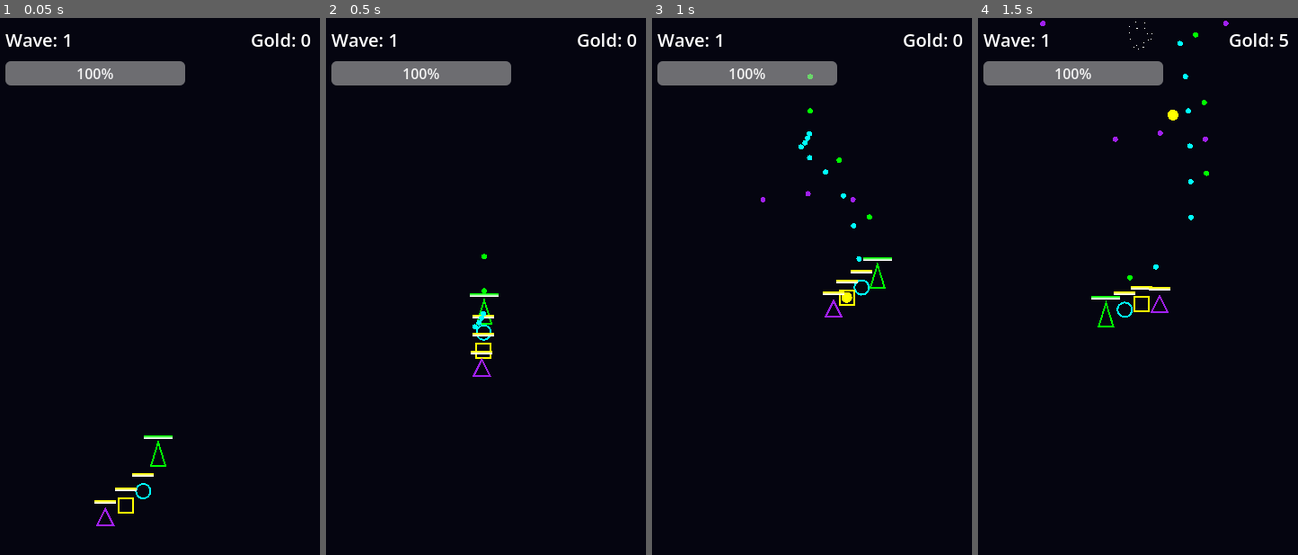
Above: before the commit, frames 1-4 (left to right).
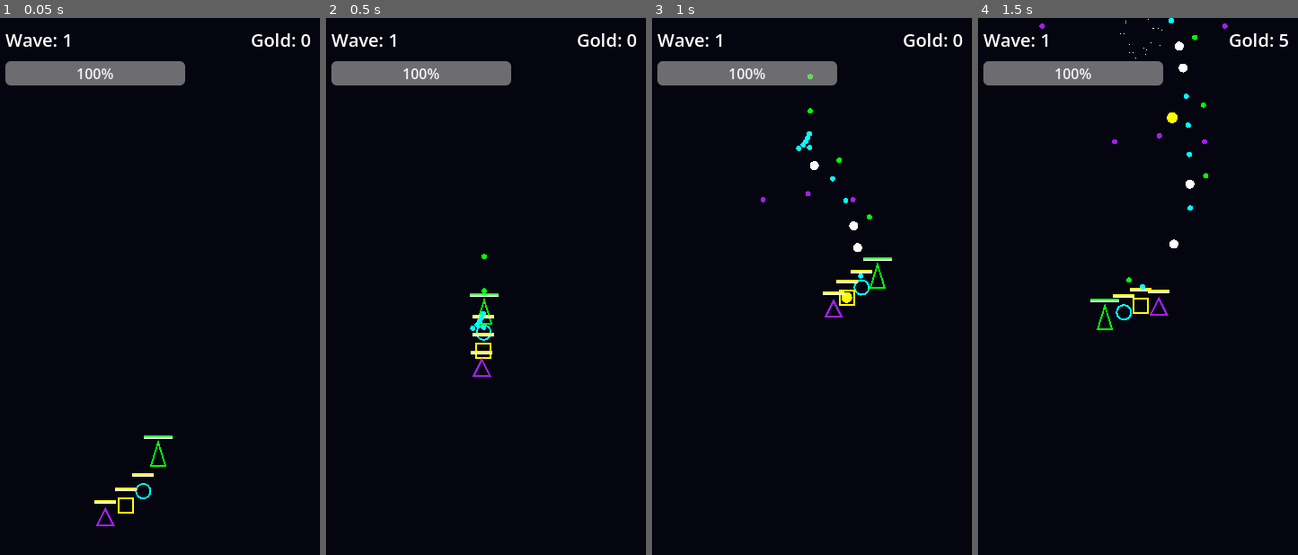
Above: after the commit, the same moments.

Repository: PPG11/NeonFormation
Game: Godot game, scene res://scenes/Main.tscn
Same seed, same stepped clock (60 frames per second), same inputs: the game is played once before the commit and once after it.
Inputs (mouse positions are in pixels of both pictures, inside the frame that each line leads up to):
- Up to frame 1 (0.05 s): no input
- Up to frame 2 (0.5 s): no input
- Up to frame 3 (1 s): move the mouse to (882, 275) at 0.52 s
- Up to frame 4 (1.5 s): move the mouse to (1070, 334) at 1.27 s

Frame 1 is identical in both runs. In frame 2, less than 0.1% of the frame differs, in the area x 44-50%, y 55-59%; in frame 3, 0.2%; in frame 4, 1.1%, in the area x 19-79%, y 0-59%.

Commit message:
Implement Alpha Version upgrade with 6 core modules
- Difficulty & Balance: Implemented exponential scaling for enemy HP, Speed, and Damage. Buffed Striker class with Crit mechanic.
- Economy: Fixed Shop UI to allow multiple purchases and added Next Wave button.
- Unit Merge: Implemented robust 3-unit merge logic inserting at the first index to preserve snake chain.
- Boss Battle: Verified Boss AI and implemented exponential HP/Damage scaling for Boss.
- Visual Feedback: Added HP bars for Enemy (visible on damage), Player, and SnakeBody.
- Code Structure: Used signals for UI-Main communication.

Co-authored-by: PPG11 <38418801+PPG11@users.noreply.github.com>

Diff:
--- a/scripts/GameBalance.gd
+++ b/scripts/GameBalance.gd
@@ -10,7 +10,9 @@
 @export_group("SnakeBody")
 @export var unit_price: int = 100
 @export var striker_damage: int = 8
-@export var striker_interval: float = 0.1
+@export var striker_interval: float = 0.08
+@export var striker_crit_chance: float = 0.2
+@export var striker_crit_mult: float = 2.0
 @export var heavy_damage: int = 25
 @export var heavy_interval: float = 1.0
 @export var heavy_scale: float = 2.0
@@ -39,6 +41,7 @@
 @export var enemy_speed_per_wave: float = 5.0
 @export var enemy_speed_exponent: float = 1.02
 @export var enemy_bullet_damage: int = 15
+@export var enemy_damage_exponent: float = 1.1
 @export var shooter_fire_interval: float = 1.2
 
 # ==================== Boss ====================
--- a/scripts/Main.gd
+++ b/scripts/Main.gd
@@ -46,6 +46,8 @@
             add_child(_shop_ui)
             if _shop_ui.has_signal("upgrade_selected"):
                 _shop_ui.connect("upgrade_selected", _on_upgrade_selected)
+            if _shop_ui.has_signal("start_next_wave"):
+                _shop_ui.connect("start_next_wave", next_wave)
 
     _boss_hp_bar = ProgressBar.new()
     _boss_hp_bar.visible = false
@@ -101,6 +103,9 @@
     var speed_val = (balance.enemy_base_speed + (current_wave * balance.enemy_speed_per_wave)) * pow(balance.enemy_speed_exponent, max(0, current_wave - 1))
     enemy.set("speed", speed_val)
 
+    var damage_val = float(balance.enemy_bullet_damage) * pow(balance.enemy_damage_exponent, max(0, current_wave - 1))
+    enemy.set("bullet_damage", int(damage_val))
+
     enemy.set("enemy_type", _pick_enemy_type())
     var viewport_rect := get_viewport().get_visible_rect()
     var x := randf_range(viewport_rect.position.x + spawn_padding,
@@ -127,9 +132,15 @@
 func _spawn_boss_wave() -> void:
     if BossScene == null: return
     var boss = BossScene.instantiate()
-    var hp = balance.boss_base_hp + ((current_wave / 5) * balance.boss_hp_per_wave)
+    # Apply exponential scaling to boss HP as well
+    var hp_val = (balance.boss_base_hp + ((current_wave / 5) * balance.boss_hp_per_wave)) * pow(balance.enemy_hp_exponent, current_wave / 5)
+    var hp = int(hp_val)
     boss.max_hp = hp
     boss.current_hp = hp
+
+    var damage_val = float(balance.enemy_bullet_damage) * 1.5 * pow(balance.enemy_damage_exponent, max(0, current_wave - 1))
+    boss.set("bullet_damage", int(damage_val))
+
     boss.global_position = Vector2(180, -50)
     get_tree().current_scene.add_child(boss)
     boss.boss_died.connect(_on_boss_killed)
@@ -166,7 +177,6 @@
         _update_ui()
         if _player != null and _player.has_method("add_body"):
             _player.call("add_body", unit_type)
-    next_wave()
 
 func apply_shake(strength: float) -> void:
     shake_strength = max(shake_strength, strength)
--- a/scripts/entities/Boss.gd
+++ b/scripts/entities/Boss.gd
@@ -6,6 +6,7 @@
 
 @export var max_hp: int = 2000
 var current_hp: int
+var bullet_damage: int = 20
 
 @onready var balance: GameBalance = get_node("/root/GameBalance") as GameBalance
 const BulletScene: PackedScene = preload("res://scenes/entities/Bullet.tscn")
@@ -133,7 +134,7 @@
     bullet.rotation_degrees = angle_deg
     bullet.set("is_enemy_bullet", true)
     bullet.set("color", Color.RED)
-    bullet.set("damage", 20)
+    bullet.set("damage", bullet_damage)
     get_tree().current_scene.add_child(bullet)
 
 func take_damage(amount: int) -> void:
--- a/scripts/entities/Bullet.gd
+++ b/scripts/entities/Bullet.gd
@@ -4,6 +4,7 @@
 @export var color: Color = Color.WHITE
 @export var damage: int = 10
 @export var is_enemy_bullet: bool = false
+@export var is_crit: bool = false
 
 func _ready() -> void:
     monitoring = true
@@ -16,9 +17,13 @@
 
 func _draw() -> void:
     var draw_color := color
+    var radius := 3.0
     if is_enemy_bullet:
         draw_color = Color.ORANGE
-    draw_circle(Vector2.ZERO, 3.0, draw_color)
+    elif is_crit:
+        draw_color = Color.WHITE
+        radius = 5.0
+    draw_circle(Vector2.ZERO, radius, draw_color)
 
 func _on_area_entered(area: Area2D) -> void:
     if is_enemy_bullet:
--- a/scripts/entities/Enemy.gd
+++ b/scripts/entities/Enemy.gd
@@ -8,6 +8,7 @@
 @export var max_hp: int = 60
 @export var enemy_type: EnemyType = EnemyType.BASIC : set = _set_enemy_type
 
+var bullet_damage: int = 0
 var current_hp: int
 var _base_modulate: Color
 var _did_emit: bool = false
@@ -23,6 +24,9 @@
     if current_hp == 0:
         max_hp = balance.enemy_base_hp
         current_hp = max_hp
+
+    if bullet_damage == 0:
+        bullet_damage = balance.enemy_bullet_damage
 
     speed = balance.enemy_base_speed
     add_to_group("enemy")
@@ -74,6 +78,7 @@
     _hp_bar.position = Vector2(-12, -24)
     _hp_bar.max_value = max_hp
     _hp_bar.value = current_hp
+    _hp_bar.visible = false
     add_child(_hp_bar)
 
 func _process(delta: float) -> void:
@@ -136,6 +141,7 @@
     current_hp -= amount
     if _hp_bar:
         _hp_bar.value = current_hp
+        _hp_bar.visible = true
     modulate = Color.RED
     var tween := create_tween()
     tween.tween_property(self, "modulate", _base_modulate, 0.1)
@@ -167,7 +173,7 @@
         dir = Vector2.DOWN
     bullet.set("is_enemy_bullet", true)
     bullet.set("color", Color.ORANGE)
-    bullet.set("damage", balance.enemy_bullet_damage)
+    bullet.set("damage", bullet_damage)
     bullet.global_position = global_position
     bullet.rotation = dir.angle() + PI / 2.0
     get_tree().current_scene.add_child(bullet)
--- a/scripts/entities/Player.gd
+++ b/scripts/entities/Player.gd
@@ -122,7 +122,7 @@
 func add_body(unit_type: int) -> void:
     _add_body_internal(unit_type, 1)
 
-func _add_body_internal(unit_type: int, level: int) -> void:
+func _add_body_internal(unit_type: int, level: int, forced_index: int = -1) -> void:
     var matching_indices = []
     for i in range(body_parts.size()):
         var part = body_parts[i]
@@ -133,6 +133,7 @@
 
     if matching_indices.size() == 2:
         matching_indices.sort()
+        var first_idx = matching_indices[0]
         matching_indices.reverse()
         for idx in matching_indices:
             var part = body_parts[idx]
@@ -140,7 +141,7 @@
             part.queue_free()
 
         _refresh_body_targets()
-        _add_body_internal(unit_type, level + 1)
+        _add_body_internal(unit_type, level + 1, first_idx)
         return
 
     if body_scene == null:
@@ -148,17 +149,28 @@
     var body := body_scene.instantiate() as Node2D
     if body == null:
         return
-    var target: Node2D = self if body_parts.is_empty() else body_parts.back()
+
     body.set("unit_type", unit_type)
     body.set("level", level)
-    body.set("target", target)
+
+    if forced_index != -1 and forced_index <= body_parts.size():
+        body_parts.insert(forced_index, body)
+    else:
+        body_parts.append(body)
+
     get_tree().current_scene.add_child(body)
     body.tree_exited.connect(_on_body_exited.bind(body))
-    var offset := body.get("follow_offset") as Vector2
-    if offset == null:
-        offset = Vector2.ZERO
-    body.global_position = target.global_transform * offset
-    body_parts.append(body)
+
+    _refresh_body_targets()
+
+    # Set initial position based on target
+    var target = body.get("target")
+    if target != null:
+        var offset := body.get("follow_offset") as Vector2
+        if offset == null:
+            offset = Vector2.ZERO
+        body.global_position = target.global_transform * offset
+
     recalculate_synergies()
 
 func _on_body_exited(body: Node) -> void:
--- a/scripts/entities/SnakeBody.gd
+++ b/scripts/entities/SnakeBody.gd
@@ -100,7 +100,11 @@
         return
     match unit_type:
         ClassType.STRIKER:
-            _spawn_bullet(Color.CYAN, balance.striker_damage, 1.0, 0.0)
+            var is_crit = randf() < balance.striker_crit_chance
+            var dmg = balance.striker_damage
+            if is_crit:
+                dmg = int(dmg * balance.striker_crit_mult)
+            _spawn_bullet(Color.CYAN, dmg, 1.0, 0.0, is_crit)
         ClassType.HEAVY:
             _spawn_bullet(Color.YELLOW, balance.heavy_damage, balance.heavy_scale, 0.0)
         ClassType.SPREAD:
@@ -108,13 +112,14 @@
             _spawn_bullet(Color.PURPLE, balance.spread_damage, 1.0, 0.0)
             _spawn_bullet(Color.PURPLE, balance.spread_damage, 1.0, 15.0)
 
-func _spawn_bullet(bullet_color: Color, damage: int, scale_factor: float, angle_deg: float) -> void:
+func _spawn_bullet(bullet_color: Color, damage: int, scale_factor: float, angle_deg: float, is_crit: bool = false) -> void:
     var bullet := BulletScene.instantiate() as Area2D
     if bullet == null:
         return
     bullet.set("color", bullet_color)
     bullet.set("damage", int(damage * _damage_mult))
     bullet.set("is_enemy_bullet", false)
+    bullet.set("is_crit", is_crit)
     bullet.global_position = global_position
     bullet.rotation = deg_to_rad(angle_deg)
     bullet.scale = Vector2.ONE * scale_factor * _size_mult
--- a/scripts/ui/ShopUI.gd
+++ b/scripts/ui/ShopUI.gd
@@ -1,6 +1,7 @@
 extends CanvasLayer
 
 signal upgrade_selected(upgrade_type: int)
+signal start_next_wave
 
 const SnakeBodyScript: Script = preload("res://scripts/entities/SnakeBody.gd")
 @onready var balance: GameBalance = get_node("/root/GameBalance") as GameBalance
@@ -13,18 +14,26 @@
 
 var _options: Array[int] = []
 var _current_gold: int = 0
+var _next_wave_button: Button
 
 func _ready() -> void:
     visible = false
     for i in _buttons.size():
         _buttons[i].pressed.connect(_on_button_pressed.bind(i))
 
+    _next_wave_button = Button.new()
+    _next_wave_button.text = "Next Wave"
+    _next_wave_button.custom_minimum_size = Vector2(200, 50)
+    _next_wave_button.position = Vector2(80, 500)
+    $Control.add_child(_next_wave_button)
+    _next_wave_button.pressed.connect(_on_next_wave_pressed)
+
 func show_shop(current_gold: int) -> void:
     _current_gold = current_gold
     get_tree().paused = true
     visible = true
     _generate_options()
-    _update_button_text()
+    _update_ui()
 
 func _generate_options() -> void:
     var types := [
@@ -37,7 +46,7 @@
     for i in range(3):
         _options.append(types[i])
 
-func _update_button_text() -> void:
+func _update_ui() -> void:
     var price = balance.unit_price
     for i in _buttons.size():
         var label := _type_to_label(_options[i])
@@ -49,9 +58,14 @@
         return
     if _current_gold < balance.unit_price:
         return
+    _current_gold -= balance.unit_price
     emit_signal("upgrade_selected", _options[index])
+    _update_ui()
+
+func _on_next_wave_pressed() -> void:
     visible = false
     get_tree().paused = false
+    emit_signal("start_next_wave")
 
 func _type_to_label(t: int) -> String:
     match t:
